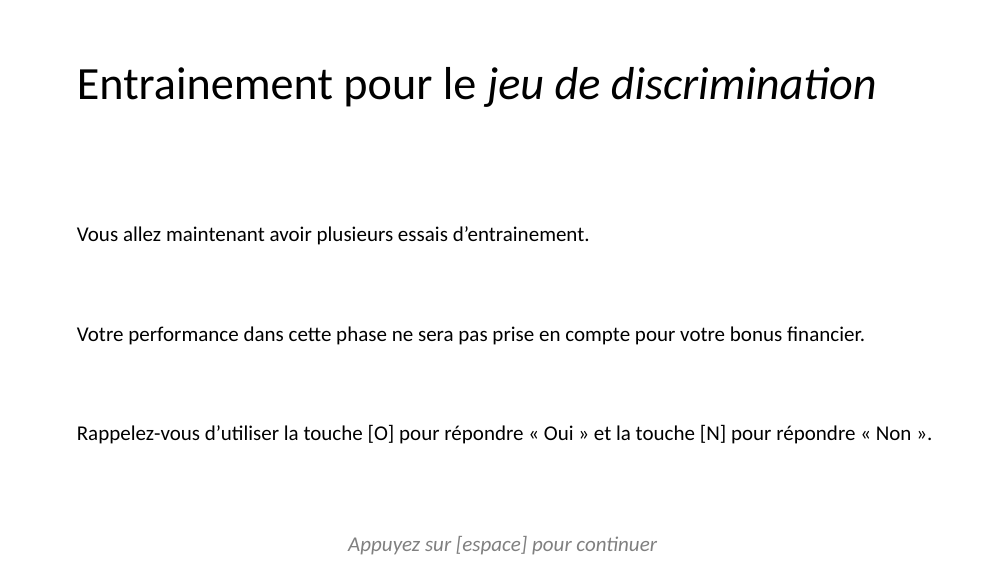
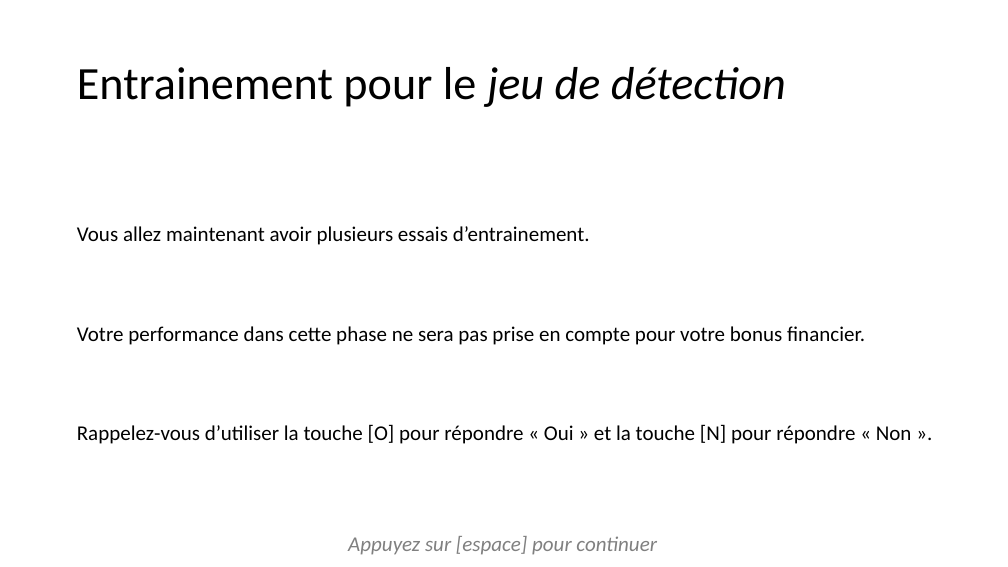
Before and after one commit to jusporrer/Emotion_regulation, a slide deck: slide 10 of instructions/instructionsDiapo.pptx (slide 8 before the commit). Drawn at 1008x567 pixels with LibreOffice and Linux fonts; fonts in the diff are those of the drawing. Boxes give left, top, right and bottom in pixels: in the first picture for what was removed or moved away, otherwise in the second. Text is boxed around its words. In the diff, an @@ line names an element or a change of style, - is before the commit and + after.

```diff
--- a/instructions/instructionsDiapo.pptx
+++ b/instructions/instructionsDiapo.pptx
@@ title at box(77, 67, 786, 107): text changed; italic off @@
-Entrainement pour le jeu de discrimination
+Entrainement pour le jeu de détection
```
Also in this commit, not shown: 14 other slides changed, 2 slides added, 35 other files.
